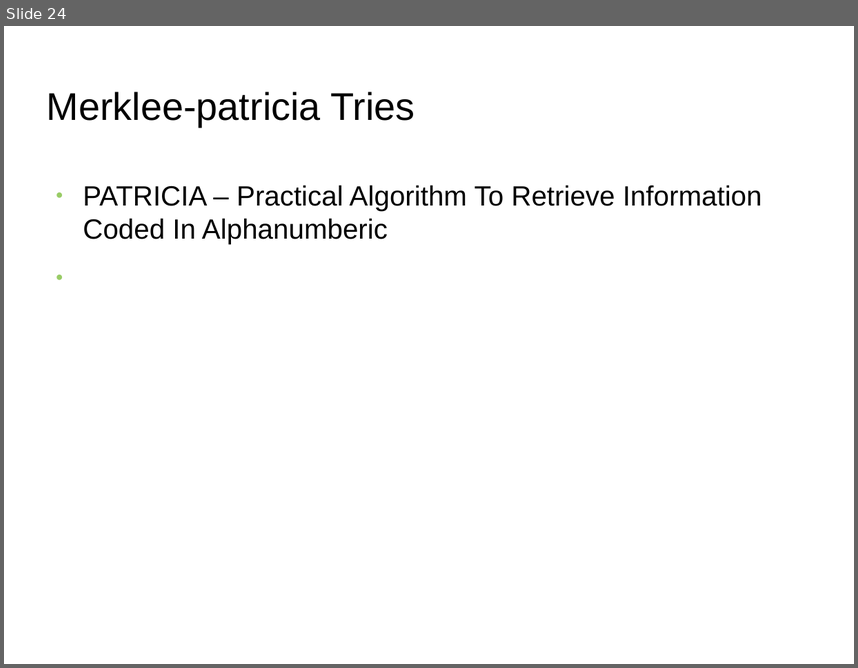
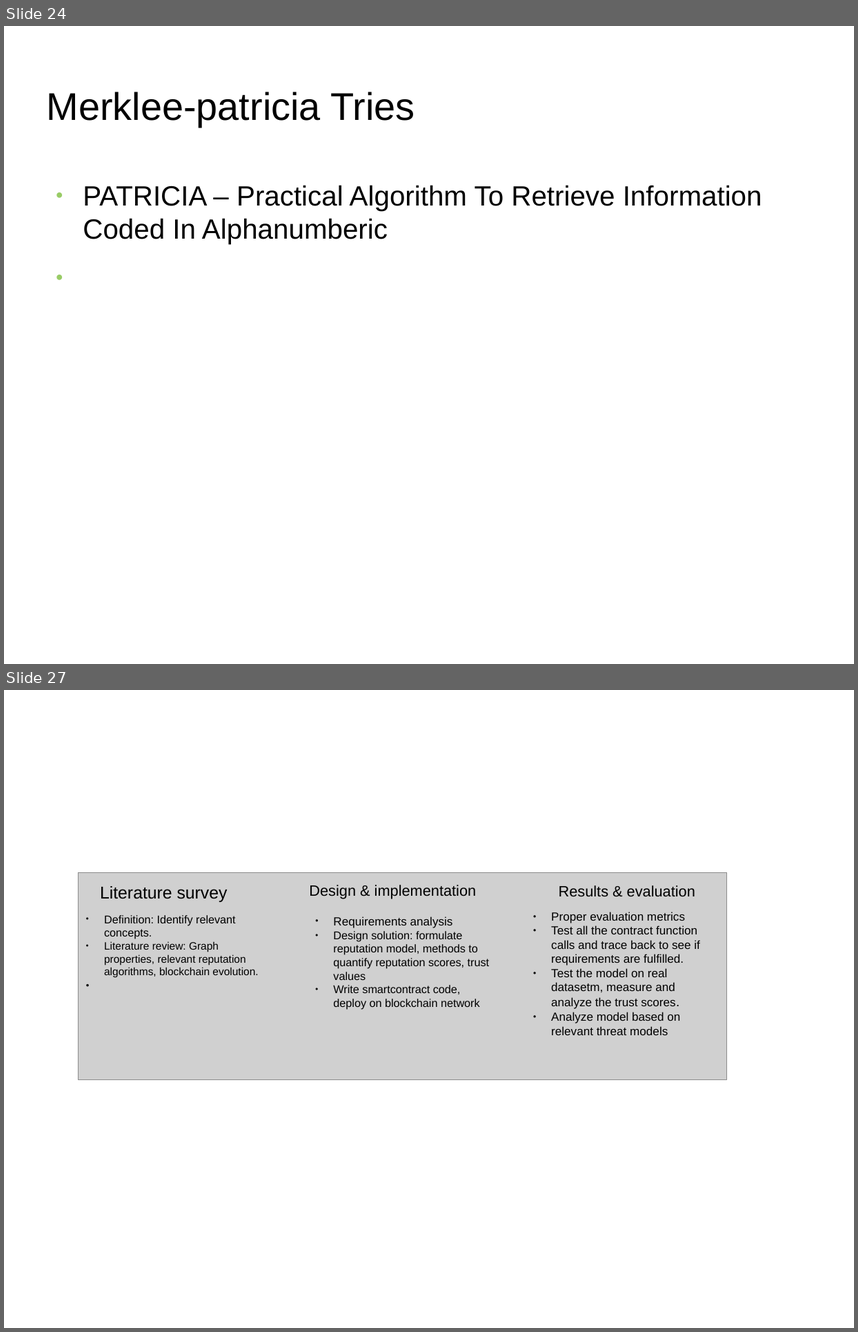
Before and after one commit to s2-t2/blockchain_reputation_system, a slide deck: documents/Presentation/Presentation.odp. Shown one above the other, each under a label of ours: slide 24 before the commit, slides 24 and 27 after it; the slides between them are not shown. The pictures are 858x668 and 858x1332 pixels, drawn with LibreOffice and Linux fonts; fonts in the diff are those of the drawing; grey boxes stand for pictures; background and template pictures are left out. Boxes give left, top, right and bottom in pixels: in the first picture for what was removed or moved away, otherwise in the second. Text is boxed around its words. In the diff, an @@ line names an element or a change of style, - is before the commit and + after.

```diff
--- a/documents/Presentation/Presentation.odp
+++ b/documents/Presentation/Presentation.odp
@@ slide 27 added at (4,690,854,1328), background picture (left out) @@
@@ picture added at (78,872,727,1080) @@
@@ text added at (100,886,228,902), 16 pt, text #000000 @@
+Literature survey
@@ text added at (309,885,417,928), 14 pt, text #000000 @@
+Solution design
+&
+implementation
@@ text added at (374,885,476,899), 14 pt, text #000000 @@
+Design & implementation
@@ text added at (559,885,695,897), 14 pt, text #000000 @@
+Results & evaluation
@@ text added at (104,915,258,977), 10 pt, text #000000 @@
+● Definition: Identify relevant concepts.
+● Literature review: Graph properties, relevant reputation algorithms, blockchain evolution.
@@ text added at (333,916,489,1009), 10.5 pt, text #000000 @@
+● Requirements analysis
+● Design solution: formulate reputation model, methods to quantify reputation scores, trust values
+● Write smartcontract code, deploy on blockchain network
@@ text added at (551,911,700,1035), 11 pt, text #000000 @@
+● Proper evaluation metrics
+● Test all the contract function calls and trace back to see if requirements are fulfilled.
+● Test the model on real datasetm, measure and analyze the trust scores.
+● Analyze model based on relevant threat models
```
Also in this commit, not shown: 4 slides changed, 3 other slides added, 21 other files.
